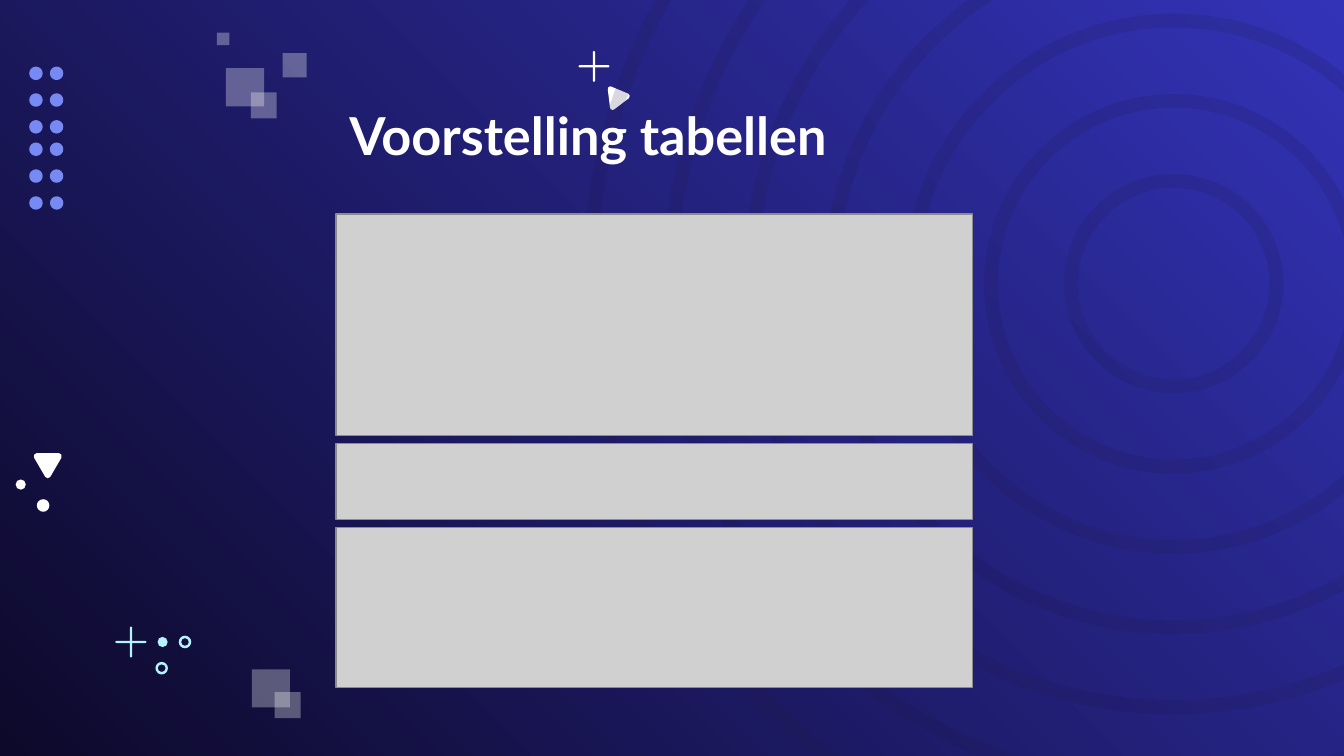
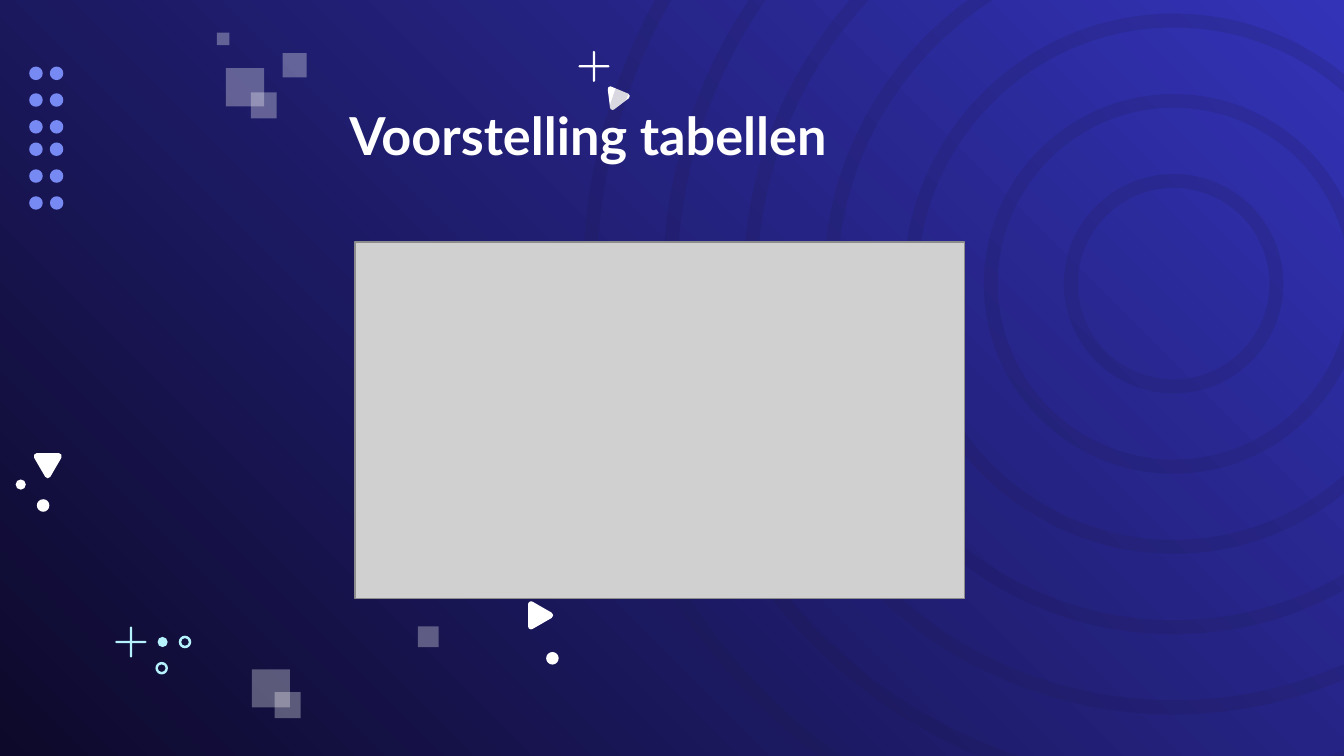
Before and after one commit to Aysetje/Jaarproject-movieheaven, a slide deck: slide 5 of Jaarproject opdracht 6.pptx. Drawn at 1344x756 pixels with LibreOffice and Linux fonts; fonts in the diff are those of the drawing; grey boxes stand for pictures. Boxes give left, top, right and bottom in pixels: in the first picture for what was removed or moved away, otherwise in the second. Text is boxed around its words. In the diff, an @@ line names an element or a change of style, - is before the commit and + after.

Commit message:
ppt

```diff
--- a/Jaarproject opdracht 6.pptx
+++ b/Jaarproject opdracht 6.pptx
@@ picture removed at box(336, 214, 973, 435) @@
@@ picture added at box(355, 242, 965, 598) @@
@@ picture removed at box(336, 444, 973, 520) @@
@@ picture removed at box(336, 528, 973, 688) @@
@@ freeform shape added at box(418, 626, 439, 648), fill #FFFFFF at 31% opacity @@
@@ freeform shape added at box(528, 601, 554, 629), fill #FFFFFF @@
@@ freeform shape added at box(546, 652, 558, 664), fill #FFFFFF @@
```
Also in this commit, not shown: 2 other slides changed, 3 other files.
